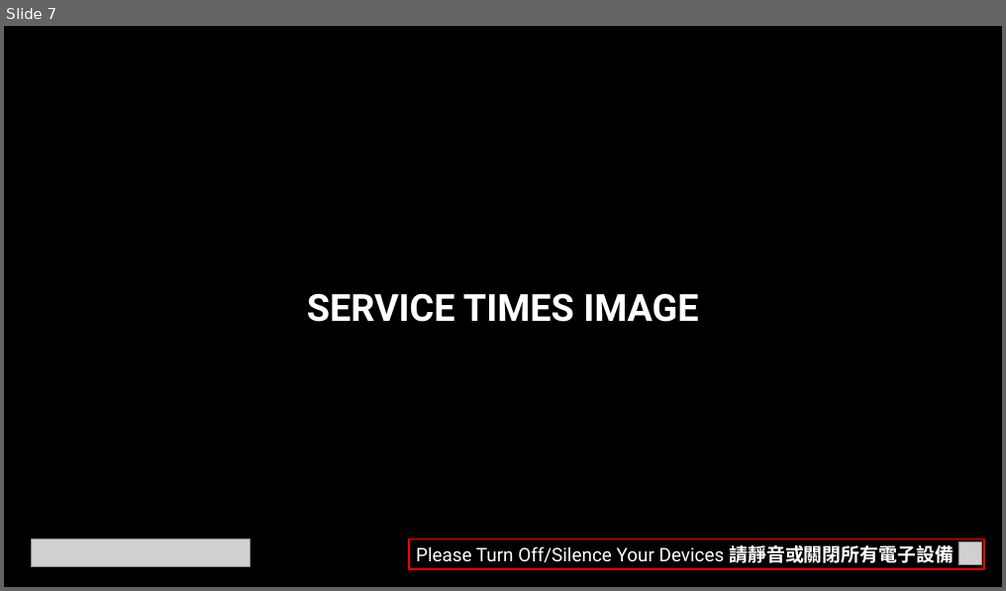
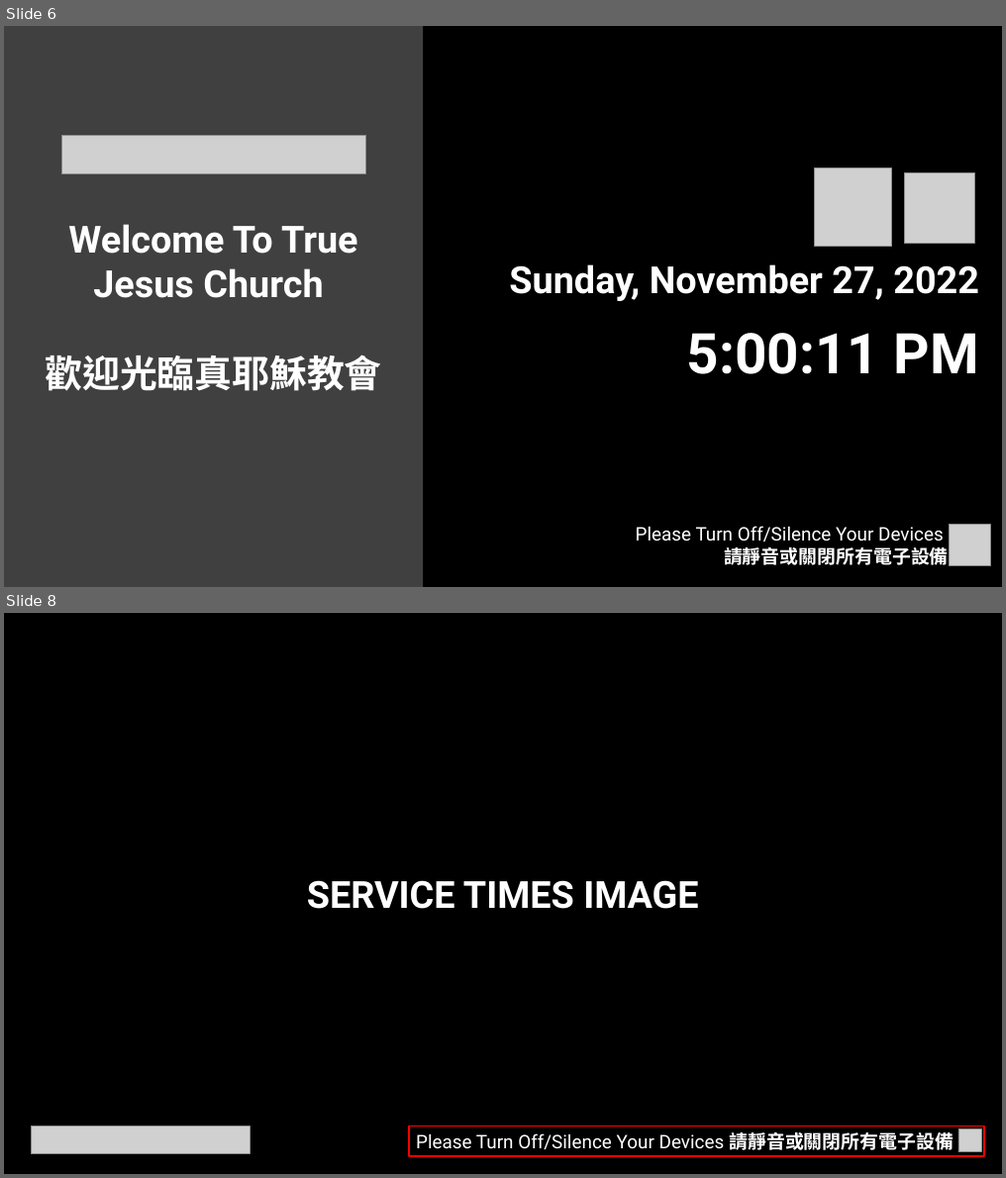
Before and after one commit to calebchanwy/tjc-powerpoint, a slide deck: TJCPowerPoint/Resources/ServiceWidescreen.pptx. Shown one above the other, each under a label of ours: slide 7 before the commit, slides 6 and 8 after it; the slides between them are not shown. The pictures are 1006x591 and 1006x1178 pixels, drawn with LibreOffice and Linux fonts; fonts in the diff are those of the drawing; grey boxes stand for pictures. Boxes give left, top, right and bottom in pixels: in the first picture for what was removed or moved away, otherwise in the second. Text is boxed around its words. In the diff, an @@ line names an element or a change of style, - is before the commit and + after.

```diff
--- a/TJCPowerPoint/Resources/ServiceWidescreen.pptx
+++ b/TJCPowerPoint/Resources/ServiceWidescreen.pptx
@@ slide 6 added at [4,26,1002,587], background #000000 @@
@@ rectangle added at [4,26,423,587], fill #404040 @@
@@ picture added at [61,135,365,174] @@
@@ picture added at [814,169,892,246] @@
@@ picture added at [905,173,975,243] @@
@@ text added at [46,224,382,391], 36 pt, text #FFFFFF, bold @@
+Welcome To True Jesus Church
+歡迎光臨真耶穌教會
@@ text added at [509,265,979,301], 36 pt, text #FFFFFF, bold @@
+Sunday, November 27, 2022
@@ text added at [687,333,978,374], 54 pt, text #FFFFFF, bold @@
+5:00:11 PM
@@ text added at [636,526,948,566], 18 pt, text #FFFFFF @@
+Please Turn Off/Silence Your Devices
+請靜音或關閉所有電子設備
@@ picture added at [949,525,991,567] @@
@@ what was slide 7 is now slide 8 @@
```
Also in this commit, not shown: 6 slides changed, 19 other files.
